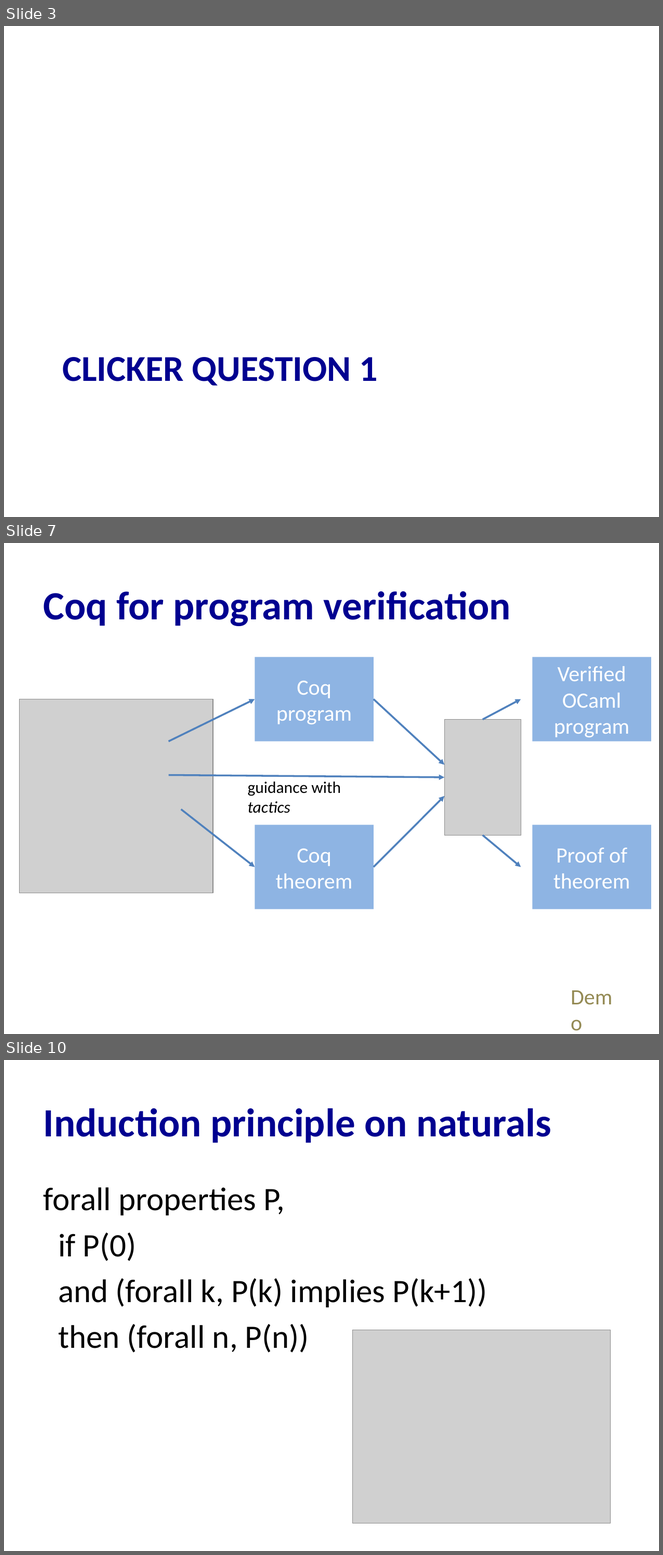
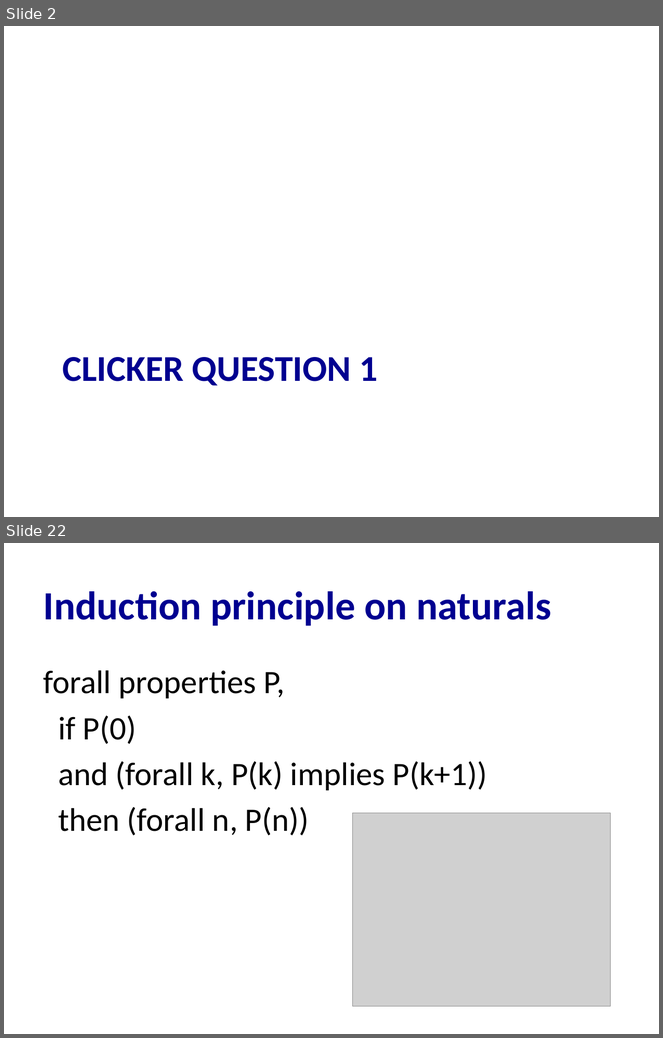
Before and after one commit to cs3110/materials-2019fa, a slide deck: 20-proofs/lec.pptx. Shown one above the other, each under a label of ours: slides 3, 7 and 10 before the commit, slides 2 and 22 after it; the slides between them are not shown. The pictures are 663x1555 and 663x1038 pixels, drawn with LibreOffice and Linux fonts; fonts in the diff are those of the drawing; grey boxes stand for pictures. Boxes give left, top, right and bottom in pixels: in the first picture for what was removed or moved away, otherwise in the second. Text is boxed around its words. In the diff, an @@ line names an element or a change of style, - is before the commit and + after.

```diff
--- a/20-proofs/lec.pptx
+++ b/20-proofs/lec.pptx
@@ slide 7 removed at (x1=4, y1=543, x2=659, y2=1034), background #FFFFFF @@
@@ title removed at (x1=44, y1=591, x2=511, y2=626) @@
-Coq for program verification
@@ rectangle removed at (x1=255, y1=657, x2=374, y2=742) @@
-Coq program
@@ rectangle removed at (x1=533, y1=657, x2=651, y2=742) @@
-Verified OCaml program
@@ picture removed at (x1=19, y1=700, x2=213, y2=893) @@
@@ arrow removed from (168, 742) to (255, 700) @@
@@ arrow removed from (374, 700) to (444, 765) @@
@@ arrow removed from (483, 719) to (521, 700) @@
@@ picture removed at (x1=444, y1=719, x2=521, y2=835) @@
@@ arrow removed from (374, 867) to (444, 796) @@
@@ arrow removed from (181, 810) to (255, 867) @@
@@ rectangle removed at (x1=255, y1=825, x2=374, y2=910) @@
-Coq theorem
@@ group removed at (x1=168, y1=775, x2=651, y2=910): 2 arrows, 1 text, 1 rectangle @@
-guidance with tactics
-Proof of theorem
@@ text removed at (x1=564, y1=980, x2=630, y2=1013) @@
-Demo
@@ what was slide 3 is now slide 2 @@
@@ what was slide 10 is now slide 22 @@
```
Also in this commit, not shown: 4 slides changed, 28 slides added, 15 other slides removed, 1 other file.
